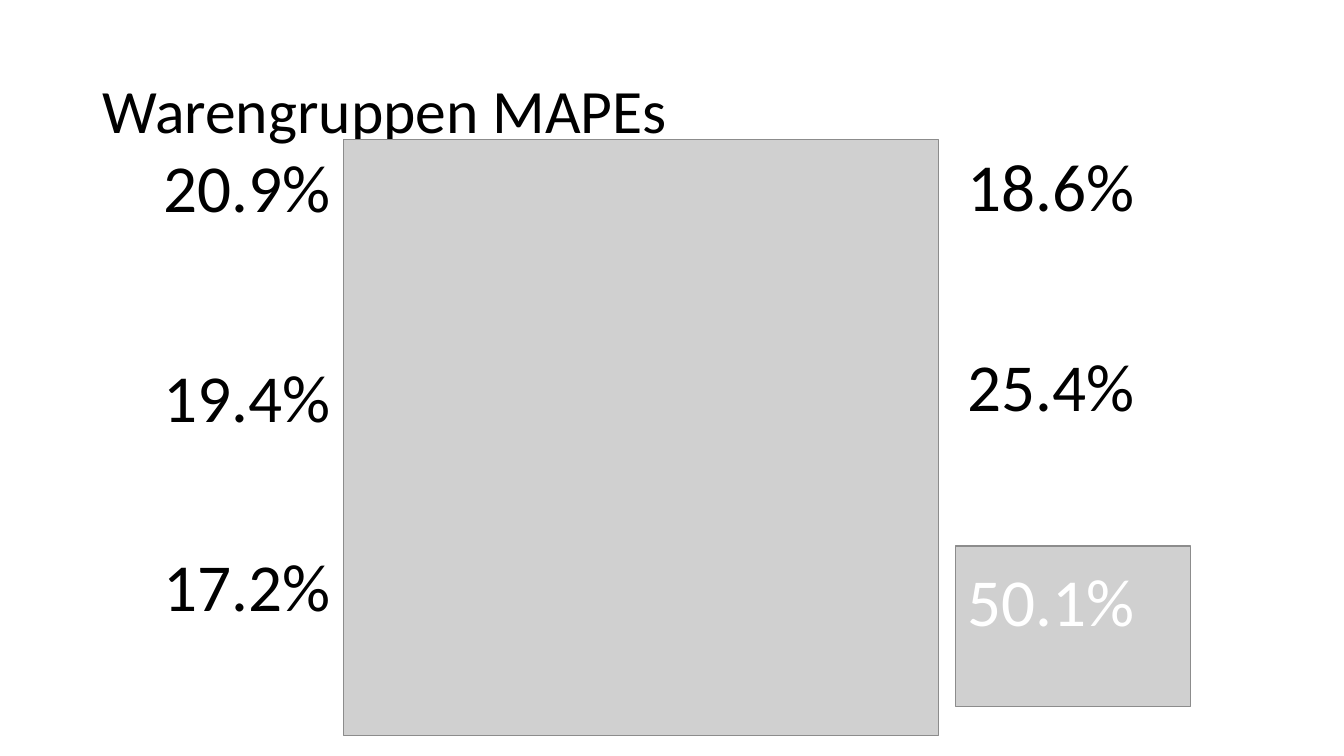
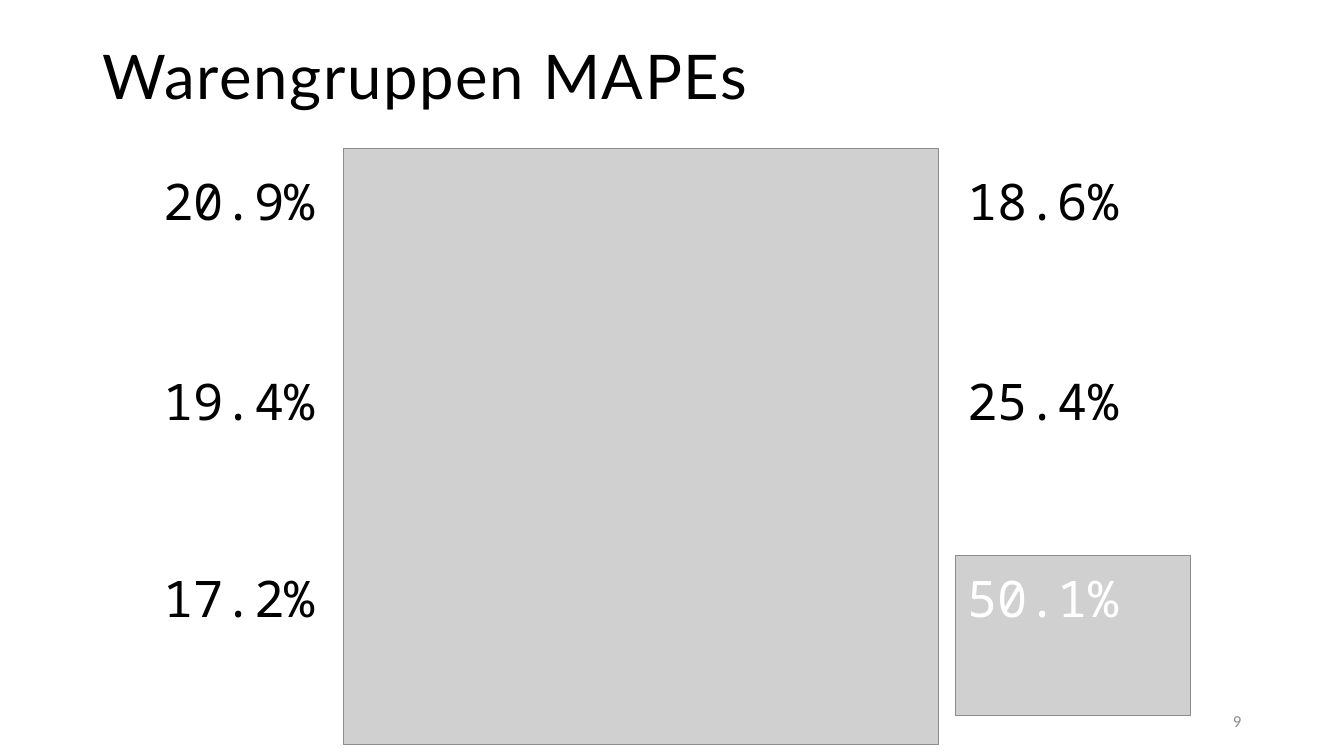
Before and after one commit to tobiassae/datasciencebakery-group-2, a slide deck: slide 9 of 4_Presentation/Bakery sales predictions.pptx. Drawn at 1344x756 pixels with LibreOffice and Linux fonts; fonts in the diff are those of the drawing; grey boxes stand for pictures. Boxes give left, top, right and bottom in pixels: in the first picture for what was removed or moved away, otherwise in the second. Text is boxed around its words. In the diff, an @@ line names an element or a change of style, - is before the commit and + after.

```diff
--- a/4_Presentation/Bakery sales predictions.pptx
+++ b/4_Presentation/Bakery sales predictions.pptx
@@ text "Warengruppen MAPEs" at <box>102,55,747,111</box>: font Calibri to Lato, letter spacing 0 to 1.2 pt @@
@@ picture: place and size @@
-picture at <box>343,139,939,735</box>
+picture at <box>343,149,939,745</box>
@@ text "20.9%": place and size @@
-text "20.9%" at <box>163,166,330,213</box>
+text "20.9%" at <box>163,183,314,221</box>
@@ size 48 to 36 pt, font Calibri to Noto Sans Mono in 6 elements at <box>967,581,1118,617</box>, <box>163,383,314,421</box>, <box>163,580,314,618</box>, <box>163,183,314,221</box>, <box>967,383,1118,421</box>, <box>967,183,1118,221</box> @@
@@ text "18.6%": place and size @@
-text "18.6%" at <box>967,165,1134,212</box>
+text "18.6%" at <box>967,183,1118,221</box>
@@ text "19.4%": place and size @@
-text "19.4%" at <box>163,376,330,423</box>
+text "19.4%" at <box>163,383,314,421</box>
@@ text "25.4%": place and size @@
-text "25.4%" at <box>967,365,1134,412</box>
+text "25.4%" at <box>967,383,1118,421</box>
@@ text "17.2%": place and size @@
-text "17.2%" at <box>163,565,330,612</box>
+text "17.2%" at <box>163,580,314,618</box>
@@ picture: place and size @@
-picture at <box>956,546,1191,707</box>
+picture at <box>956,556,1191,716</box>
@@ page number added at <box>1233,716,1241,727</box>, 12 pt, text #8C8C8C @@
+9
```
Also in this commit, not shown: 9 other slides changed, 1 other file.
